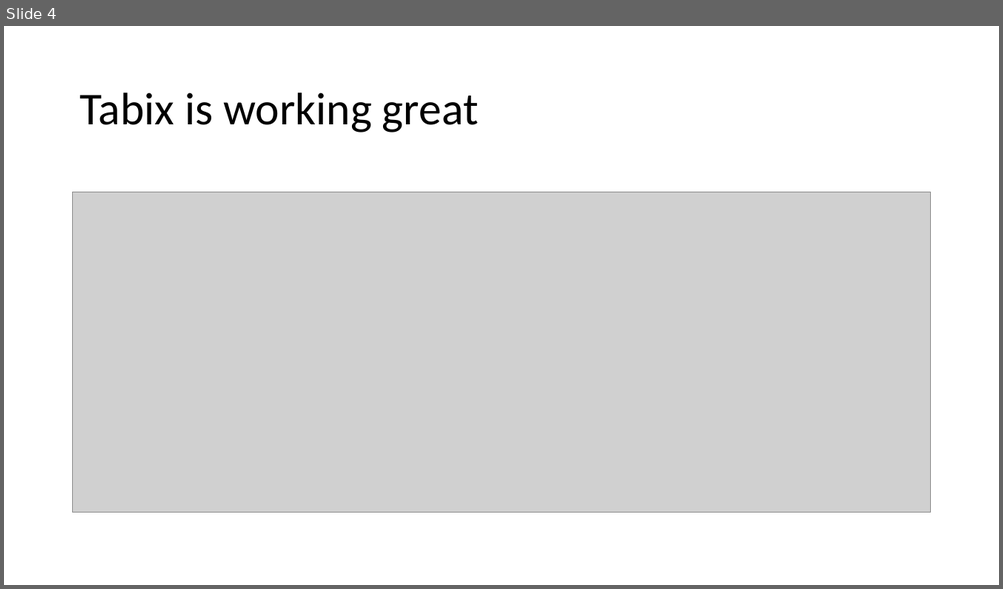
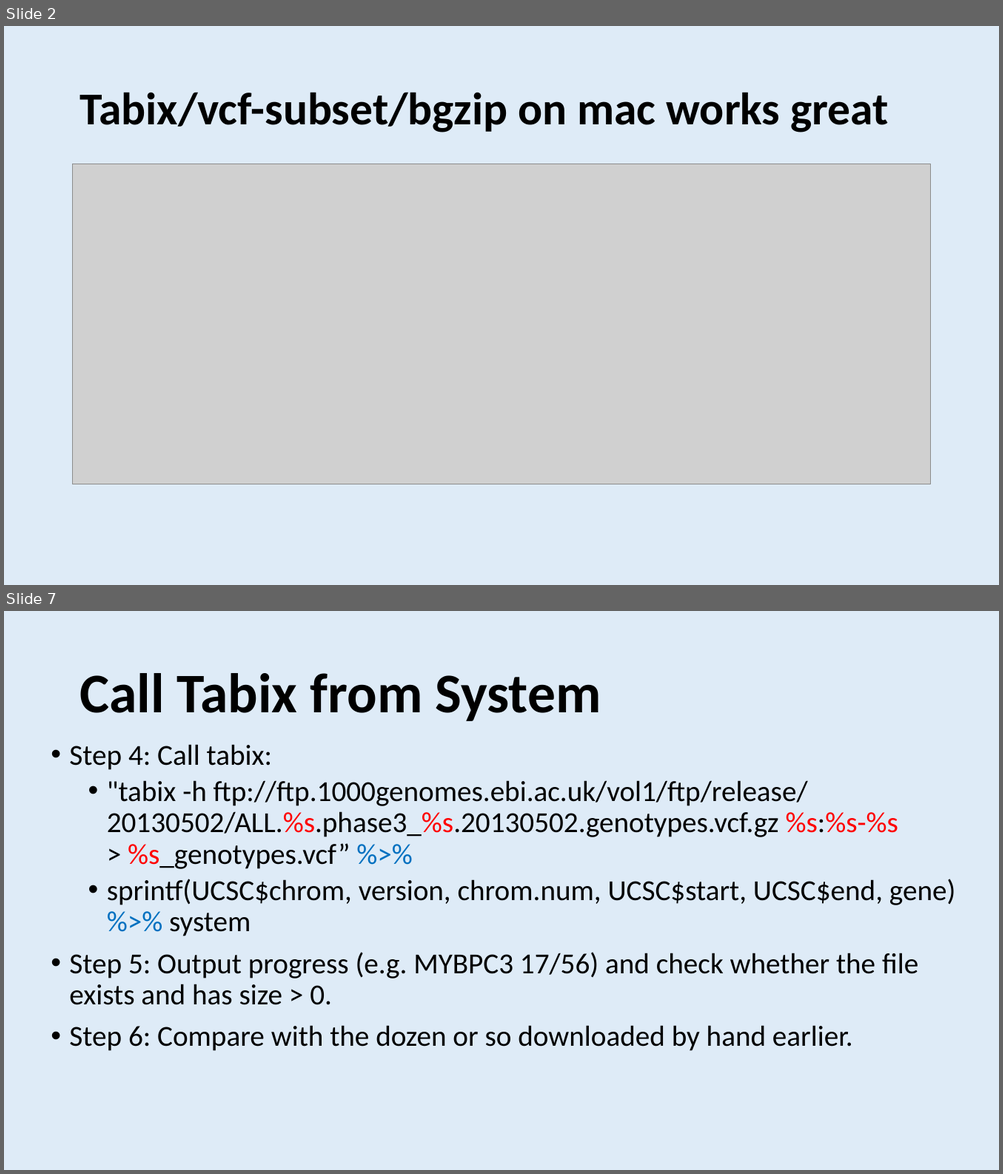
Before and after one commit to dfan/HST-2016, a slide deck: week_5/Presentation_week_5.pptx. Shown one above the other, each under a label of ours: slide 4 before the commit, slides 2 and 7 after it; the slides between them are not shown. The pictures are 1003x589 and 1003x1174 pixels, drawn with LibreOffice and Linux fonts; fonts in the diff are those of the drawing; grey boxes stand for pictures. Boxes give left, top, right and bottom in pixels: in the first picture for what was removed or moved away, otherwise in the second. Text is boxed around its words. In the diff, an @@ line names an element or a change of style, - is before the commit and + after.

```diff
--- a/week_5/Presentation_week_5.pptx
+++ b/week_5/Presentation_week_5.pptx
@@ slide 7 added at (4,611,999,1170), background #DEEBF7 @@
@@ title added at (79,673,601,721), 54 pt, text #000000, bold @@
+Call Tabix from System
@@ text added at (69,744,956,1051), 28 pt, text #000000 @@
+• Step 4: Call tabix:
+  • "tabix -h ftp://ftp.1000genomes.ebi.ac.uk/vol1/ftp/release/
+    20130502/ALL.%s.phase3_%s.20130502.genotypes.vcf.gz %s:%s-%s
+    > %s_genotypes.vcf” %>%
+  • sprintf(UCSC$chrom, version, chrom.num, UCSC$start, UCSC$end, gene) %>% system
+• Step 5: Output progress (e.g. MYBPC3 17/56) and check whether the file exists and has size > 0.
+• Step 6: Compare with the dozen or so downloaded by hand earlier.
@@ what was slide 4 is now slide 2 @@
@@ slide 2 changed as well @@
@@ background #FFFFFF to #DEEBF7 @@
@@ title at (79,92,888,133): text changed; bold on @@
-Tabix is working great
+Tabix/vcf-subset/bgzip on mac works great
@@ picture: place and size @@
-picture at (73,192,930,513)
+picture at (73,164,930,485)
```
Also in this commit, not shown: 1 other slide changed, 8 other slides added, 3 slides removed, 5 other files.
